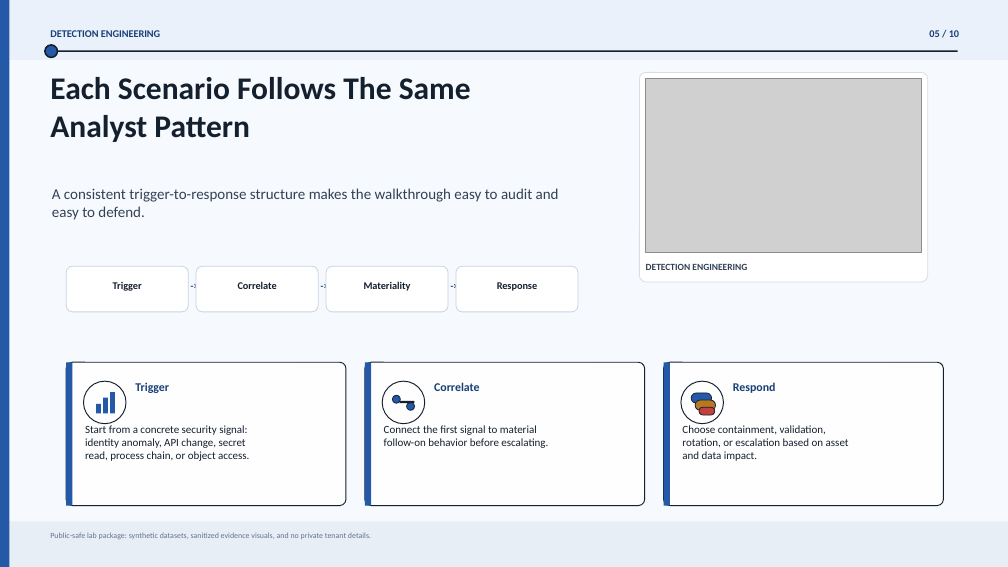
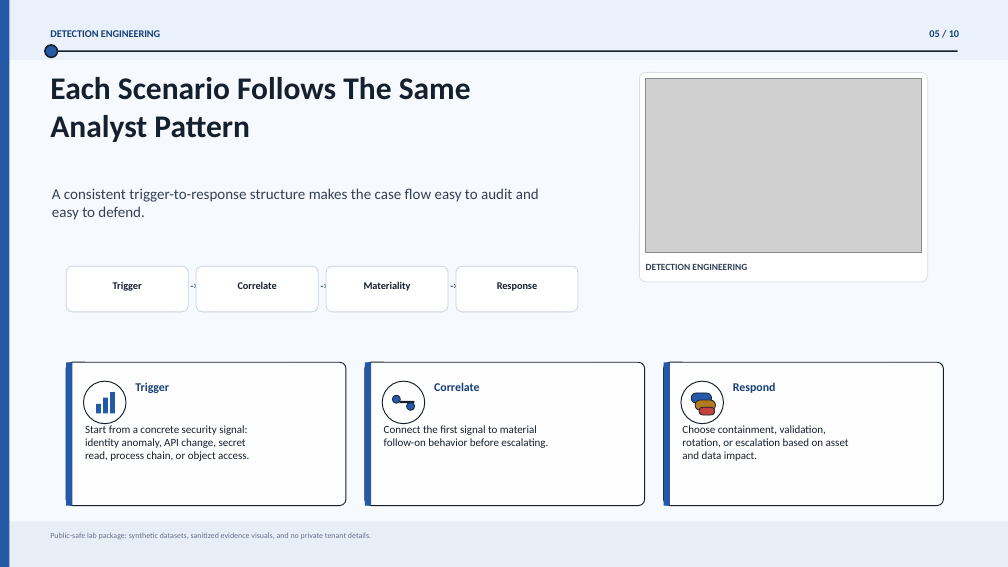
Before and after one commit to Kalla-Bhanu/CloudSec-SOC-Detection-Lab, a slide deck: slide 5 of docs/deck/cloudsec-soc-detection-lab.pptx. Drawn at 1008x567 pixels with LibreOffice and Linux fonts; fonts in the diff are those of the drawing; grey boxes stand for pictures. Boxes give left, top, right and bottom in pixels: in the first picture for what was removed or moved away, otherwise in the second. Text is boxed around its words. In the diff, an @@ line names an element or a change of style, - is before the commit and + after.

```diff
--- a/docs/deck/cloudsec-soc-detection-lab.pptx
+++ b/docs/deck/cloudsec-soc-detection-lab.pptx
@@ text at [52,188,539,220]: text changed @@
-A consistent trigger-to-response structure makes the walkthrough easy to audit and easy to defend.
+A consistent trigger-to-response structure makes the case flow easy to audit and easy to defend.
```
Also in this commit, not shown: 4 other slides changed, 37 other files.
